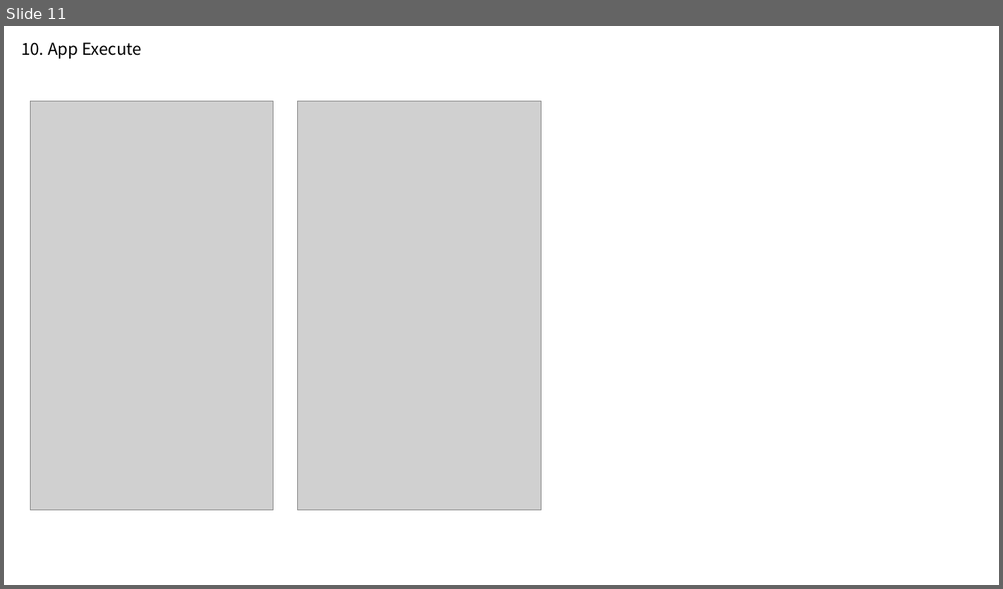
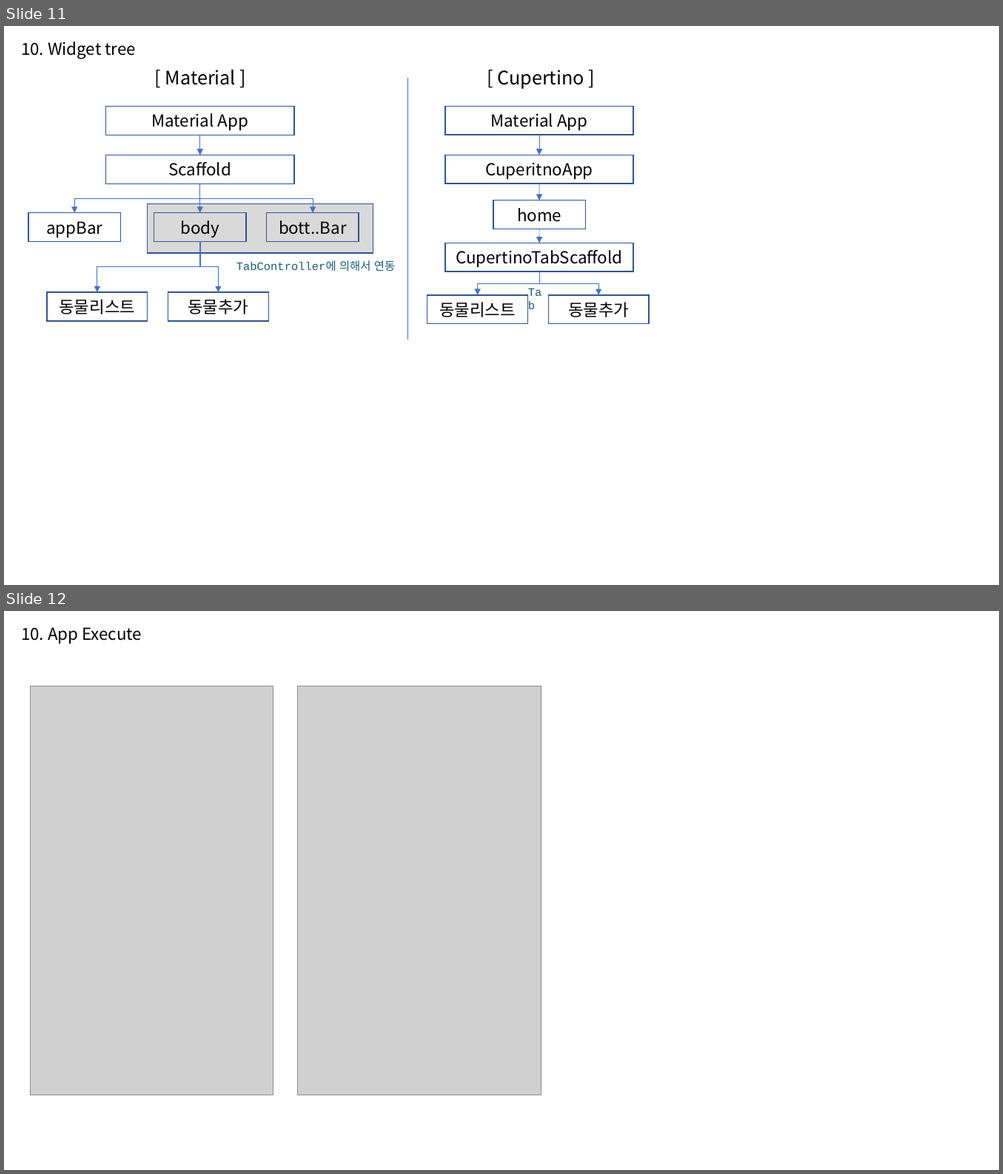
Before and after one commit to farmerkyh/flutter_book, a slide deck: doIt2/chapter6/listview_example/flutter_cupertino.pptx. Shown one above the other, each under a label of ours: slide 11 before the commit, slides 11 and 12 after it. The pictures are 1003x589 and 1003x1174 pixels, drawn with LibreOffice and Linux fonts; fonts in the diff are those of the drawing; grey boxes stand for pictures. Boxes give left, top, right and bottom in pixels: in the first picture for what was removed or moved away, otherwise in the second. Text is boxed around its words. In the diff, an @@ line names an element or a change of style, - is before the commit and + after.

```diff
--- a/doIt2/chapter6/listview_example/flutter_cupertino.pptx
+++ b/doIt2/chapter6/listview_example/flutter_cupertino.pptx
@@ slide 11 added at [4, 26, 999, 585], background #FFFFFF @@
@@ text added at [21, 42, 136, 59], 16 pt, text #000000 @@
+10. Widget tree
@@ text added at [165, 70, 236, 85], 18 pt, text #000000 @@
+[ Material ]
@@ text added at [497, 70, 583, 89], 18 pt, text #000000 @@
+[ Cupertino ]
@@ line added from (407, 78) to (407, 340), #4472C4 0.5 pt @@
@@ rectangle added at [106, 107, 294, 135], outline #325491 1 pt, 16 pt, text #000000 @@
+Material App
@@ rectangle added at [445, 107, 633, 135], outline #325491 1 pt, 16 pt, text #000000 @@
+Material App
@@ arrow added from (200, 135) to (200, 155), #4472C4 0.5 pt @@
@@ arrow added from (539, 135) to (539, 155), #4472C4 0.5 pt @@
@@ rectangle added at [106, 155, 294, 184], outline #325491 1 pt, 16 pt, text #000000 @@
+Scaffold
@@ rectangle added at [445, 155, 633, 184], outline #325491 1 pt, 16 pt, text #000000 @@
+CuperitnoApp
@@ elbow arrow added from (200, 184) to (74, 213), #4472C4 0.5 pt @@
@@ arrow added from (200, 184) to (200, 213), #4472C4 0.5 pt @@
@@ elbow arrow added from (200, 184) to (313, 213), #4472C4 0.5 pt @@
@@ rectangle added at [493, 201, 585, 229], outline #325491 1 pt, 16 pt, text #000000 @@
+home
@@ arrow added from (539, 184) to (539, 201), #4472C4 0.5 pt @@
@@ rectangle added at [28, 213, 120, 241], outline #325491 1 pt, 16 pt, text #000000 @@
+appBar
@@ rectangle added at [148, 204, 373, 254], fill #D9D9D9, outline #325491 1 pt @@
@@ rectangle added at [154, 213, 246, 241], outline #325491 1 pt, 16 pt, text #000000 @@
+body
@@ rectangle added at [267, 213, 358, 241], outline #325491 1 pt, 16 pt, text #000000 @@
+bott..Bar
@@ elbow arrow added from (200, 241) to (97, 292), #4472C4 0.5 pt @@
@@ elbow arrow added from (200, 241) to (218, 292), #4472C4 0.5 pt @@
@@ rectangle added at [445, 243, 633, 272], outline #325491 1 pt, 16 pt, text #000000 @@
+CupertinoTabScaffold
@@ arrow added from (539, 229) to (539, 243), #4472C4 0.5 pt @@
@@ text added at [236, 261, 395, 272], 11 pt, text #185E73 @@
+TabController에 의해서 연동
@@ elbow arrow added from (539, 272) to (477, 295), #4472C4 0.5 pt @@
@@ text added at [521, 281, 554, 303], 11 pt, text #185E73 @@
+Tab
@@ elbow arrow added from (539, 272) to (599, 295), #4472C4 0.5 pt @@
@@ rectangle added at [46, 292, 148, 321], outline #325491 1 pt, 16 pt, text #000000 @@
+동물리스트
@@ rectangle added at [168, 292, 269, 321], outline #325491 1 pt, 16 pt, text #000000 @@
+동물추가
@@ rectangle added at [427, 295, 528, 323], outline #325491 1 pt, 16 pt, text #000000 @@
+동물리스트
@@ rectangle added at [548, 295, 649, 323], outline #325491 1 pt, 16 pt, text #000000 @@
+동물추가
@@ what was slide 11 is now slide 12 @@
```
Also in this commit, not shown: 3 slides changed, 1 slide removed, 8 other files.
